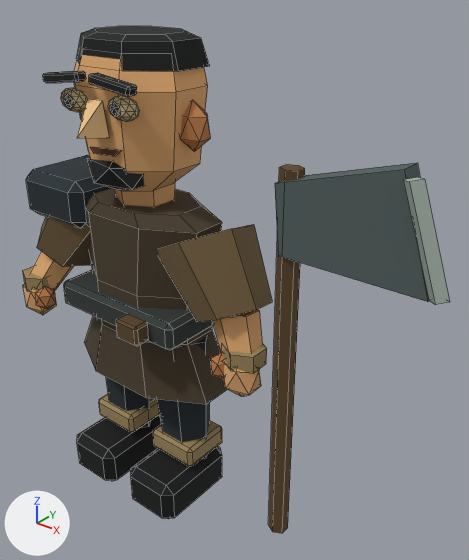
Renders of the FBX model Client/Assets/GameMain/Art/Characters/Chongshan/Chongshan.fbx from each side of a commit.
Rendered twice from a camera (50 mm lens) standing at (1.93, -1.81, 2.32) and looking at (0.41, 0.09, 1.14). Lighting does not change. The marker at lower left points along +X, +Y and +Z. The older version comes first. Mesh edges are drawn as thin lines.

The first picture shows 'Chongshan_Sample'.
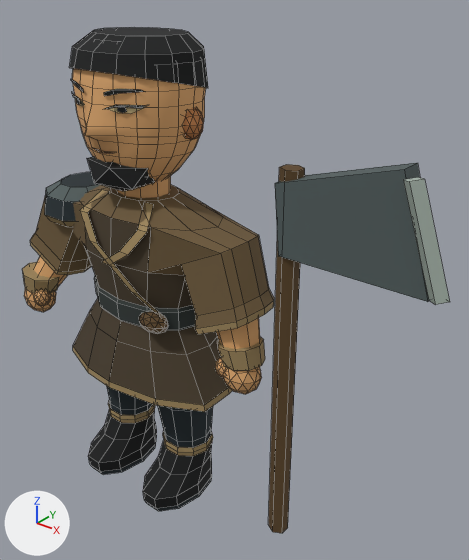
Changed parts and their boxes (x1, y1, x2, y2) in the pictures (469 x 560 px; the box of a moved part takes in the faces that stretch with it):
'Chongshan_Sample', reshaped
    before: (23, 26, 450, 533)
    after: (22, 27, 450, 533)
part 1 of me_立方体, added
    after: (215, 357, 226, 377)
part 2 of me_立方体, added (brown)
    after: (139, 311, 169, 334)
part 3 of me_立方体, added (brown)
    after: (117, 176, 171, 198)
part 4 of me_立方体, added (brown)
    after: (183, 107, 204, 140)
part 5 of me_立方体, rebuilt
    before: (74, 55, 208, 191)
    after: (72, 68, 206, 183)
part 6 of me_立方体, rebuilt
    before: (85, 188, 227, 404)
    after: (30, 185, 274, 412)
part 7 of me_立方体, rebuilt (19% narrower, 13% taller)
    before: (77, 415, 162, 481)
    after: (88, 400, 157, 475)
part 8 of me_立方体, rebuilt (35% taller)
    before: (76, 26, 210, 71)
    after: (69, 27, 208, 88)
part 9 of me_立方体, rebuilt (23% narrower, 11% taller)
    before: (131, 446, 222, 519)
    after: (143, 430, 213, 511)
part 10 of me_立方体, rebuilt
    before: (26, 155, 110, 228)
    after: (45, 172, 100, 227)
part 11 of me_立方体, rebuilt
    before: (106, 377, 152, 427)
    after: (107, 386, 152, 415)
part 12 of me_立方体, rebuilt
    before: (222, 344, 267, 373)
    after: (217, 337, 265, 371)
part 13 of me_立方体, rebuilt
    before: (157, 337, 210, 459)
    after: (157, 405, 213, 447)
part 14 of me_立方体, rebuilt (23% taller)
    before: (23, 266, 58, 291)
    after: (22, 262, 59, 293)
part 15 of me_立方体, deleted
    before: (43, 71, 213, 350)
part 16 of me_立方体, moved or reshaped
    before: (23, 87, 272, 397)
    after: (24, 79, 262, 394)
part 17 of me_立方体, deleted (brown)
    before: (99, 394, 222, 466)

What the commit changed:
me_立方体 is used by ob_chongshan_sample; location (0.0, 0.0, 0.0).
me_立方体 had 657 vertices, 757 faces and spanned x -0.69..1.38, y -0.32..0.23, z 0.0..2.1.
me_立方体 now has 1224 vertices, 1313 faces and spans x -0.68..1.38, y -0.29..0.29, z 0.01..2.09.
me_立方体 part 1: a new loose piece, an icosphere of 80 faces spanning x 0.5..0.574, y -0.168..-0.085, z 0.829..0.922, in mat_chongshan_palette (picture img_chongshanpalette_png).
me_立方体 part 2: a new loose piece, an icosphere of 80 faces spanning x 0.11..0.256, y -0.213..-0.119, z 0.927..1.019, in mat_chongshan_palette (picture img_chongshanpalette_png).
me_立方体 part 3: a new loose piece, a 10-sided cut cone along z (radius 0.11 at the low end, 0.13 by 0.11 at the high end) spanning x -0.12..0.12, y -0.11..0.11, z 1.4..1.63, in mat_chongshan_palette (picture img_chongshanpalette_png).
me_立方体 part 4: a new loose piece, an icosphere of 80 faces spanning x 0.223..0.321, y -0.047..0.052, z 1.721..1.851, in mat_chongshan_palette (picture img_chongshanpalette_png).
me_立方体 part 5: the loose piece of 40 vertices spanning x -0.29..0.29, y -0.21..0.21, z 1.51..2.08 is rebuilt with 200 vertices and now spans x -0.3..0.3, y -0.28..0.23, z 1.52..2.07.
me_立方体 part 6: the loose piece of 40 vertices spanning x -0.41..0.41, y -0.22..0.22, z 0.61..1.44 is rebuilt with 200 vertices and now spans x -0.67..0.67, y -0.29..0.29, z 0.57..1.47.
me_立方体 part 7: the loose piece of 24 vertices spanning x -0.34..-0.05, y -0.29..0.13, z 0.0..0.2 is rebuilt with 70 vertices and now spans x -0.33..-0.06, y -0.28..0.13, z 0.01..0.3.
me_立方体 part 8: the loose piece of 24 vertices spanning x -0.28..0.28, y -0.18..0.23, z 1.98..2.1 is rebuilt with 48 vertices and now spans x -0.3..0.3, y -0.23..0.24, z 1.87..2.09.
me_立方体 part 9: the loose piece of 24 vertices spanning x 0.05..0.34, y -0.29..0.13, z 0.0..0.2 is rebuilt with 70 vertices and now spans x 0.06..0.33, y -0.28..0.13, z 0.01..0.3.
me_立方体 part 10: the loose piece of 24 vertices spanning x -0.6..-0.21, y -0.2..0.2, z 1.28..1.49 is rebuilt with 40 vertices and now spans x -0.58..-0.17, y -0.2..0.2, z 1.28..1.44.
me_立方体 part 11: the loose piece of 12 vertices spanning x -0.32..-0.01, y -0.12..0.12, z 0.19..0.85 is rebuilt with 50 vertices and now spans x -0.34..0.0, y -0.14..0.14, z 0.23..0.83.
me_立方体 part 12: the loose piece of 12 vertices spanning x 0.52..0.68, y -0.17..0.0, z 0.9..0.97 is rebuilt with 18 vertices and now spans x 0.48..0.68, y -0.17..0.01, z 0.89..1.0.
me_立方体 part 13: the loose piece of 12 vertices spanning x 0.01..0.32, y -0.12..0.12, z 0.19..0.85 is rebuilt with 50 vertices and now spans x 0.0..0.34, y -0.14..0.14, z 0.23..0.83.
me_立方体 part 14: the loose piece of 12 vertices spanning x -0.68..-0.52, y -0.25..-0.08, z 0.9..0.97 is rebuilt with 18 vertices and now spans x -0.68..-0.48, y -0.25..-0.08, z 0.89..1.0.
me_立方体 part 15: 10 loose pieces with 161 vertices, spanning x -0.36..0.36, y -0.32..0.21, z 0.91..1.97, are deleted.
me_立方体 part 16: 2 vertices moved within x -0.57..0.62, y -0.16..-0.12, z 0.9; 175 vertices removed from x -0.69..0.69, y -0.25..0.19, z 0.74..1.9; 223 vertices added at x -0.68..0.68, y -0.25..0.03, z 0.77..1.92.
me_立方体 part 17: 48 vertices removed from x -0.32..0.32, y -0.12..0.12, z 0.22..0.32.
Other edits to the shape of me_立方体 do not show in these pictures.
